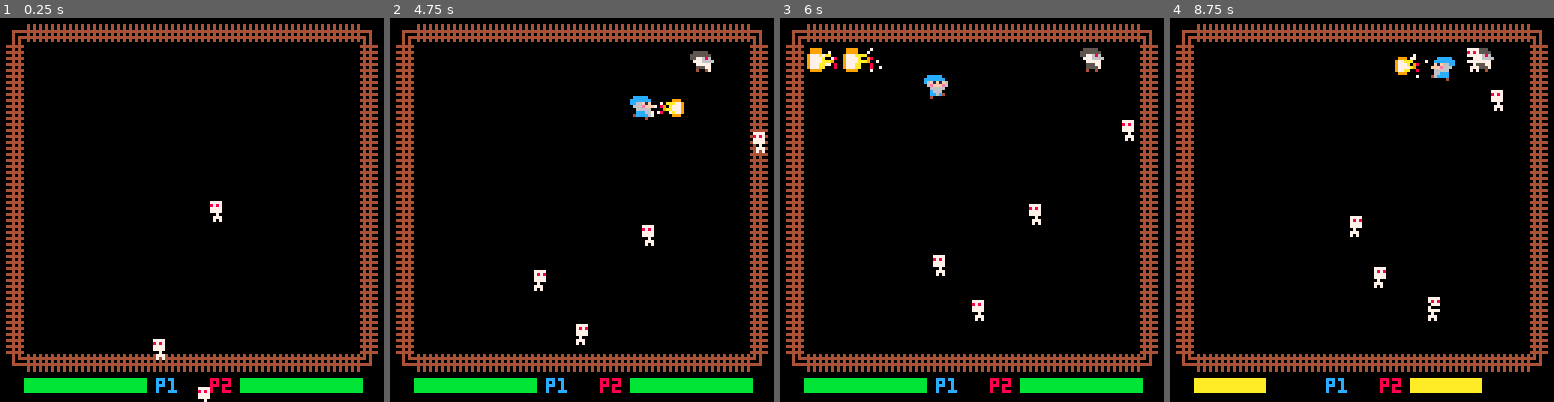
Above: before the commit, frames 1-4 (left to right).
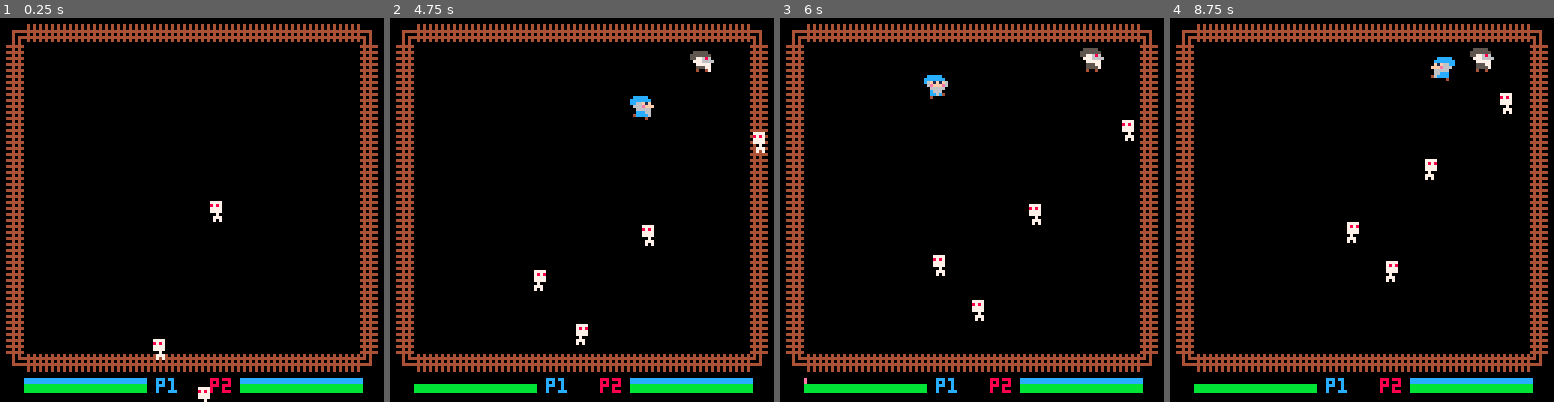
Above: after the commit, the same moments.

Repository: ravertass/wizardkingz
Game: PICO-8 cartridge wizardz.p8
Same seed, same stepped clock (60 frames per second), same inputs: the game is played once before the commit and once after it.
Inputs:
- Up to frame 1 (0.25 s): no input
- Up to frame 2 (4.75 s): tap X (X key) at 0.33, 1.07, 1.85, 2.97, 4.08 s; tap O (Z key) at 0.7, 1.7, 2.1, 2.5, 2.9, 3.3, 3.7, 4.1, 4.5 s; hold Right 1.6-2.1 s; hold Up 2.15-2.42 s; hold Right 2.47-3.03 s; hold Left 3.08-3.58 s; hold Down 3.63-3.97 s; hold Right 4.02-4.68 s; hold Up from 4.73 s (still down)
- Up to frame 3 (6 s): tap O (Z key) at 4.9, 5.3, 5.7 s; release Up at 5.03 s; hold Left 5.08-5.68 s; tap X (X key) at 5.2 s; hold Down from 5.73 s (still down)
- Up to frame 4 (8.75 s): release Down at 6.03 s; hold Right 6.08-6.58 s; tap O (Z key) every 0.4 s from 6.1 to 8.5 s; tap X (X key) at 6.32, 7.43, 8.55 s; hold Right 6.63-7.13 s; hold Up 7.18-7.45 s; hold Right 7.5-8.07 s; hold Left 8.12-8.62 s; hold Down from 8.67 s (still down)

The runs differ from the first frame. In frame 1, 1.0% of the frame differs, in the area x 6-95%, y 93-96%; in frame 2, 1.2%; in frame 3, 1.7%; in frame 4, 3.6%, in the area x 6-95%, y 7-98%.

Commit message:
Added mana bar and shoot counter

Diff:
--- a/wizardz.p8
+++ b/wizardz.p8
@@ -73,6 +73,7 @@
 }
 sfx_expl = 22
 sfx_ouch = 23
+sfx_mana_punishment = 23
 
 --[[ pl1_run_down = {013, 014}
 pl1_run_side = {045, 046}
@@ -88,6 +89,7 @@
 
 anim_count = 0
 c_max_health = 100
+c_max_mana = 100
 
 fence_sprs = {192, 193, 194, 195}
 
@@ -130,7 +132,9 @@
       y = 0
     },
     projectile_type = "fireball",
-    did_shoot = false,
+    shoot_counter = 10,
+    mana = c_max_mana,
+    mana_punishment_counter = 0,
     health = c_max_health,
     invincibility_counter = 60,
     flip_pl = false,
@@ -165,7 +169,9 @@
       y = 0
     },
     projectile_type = "lightning_ball",
-    did_shoot = false,
+    shoot_counter = 10,
+    mana = c_max_mana,
+    mana_punishment_counter = 0,
     health = c_max_health,
     invincibility_counter = 60,
     flip_pl = false,
@@ -298,18 +304,29 @@
   end
 
   update_player_pos(pl)
-
-  if btn(4, pl.no) then
-    if not pl.did_shoot then
-      shoot_fireball(pl)
-      pl.did_shoot = true
-    end
-  else
-    pl.did_shoot = false
-  end
-
+  handle_magic(pl)
   update_invincibility(pl)
   player_collisions(pl)
+end
+
+function handle_magic(pl)
+  pl.shoot_counter = max(0, pl.shoot_counter - 1)
+  if pl.mana_punishment_counter > 0 then
+    pl.mana_punishment_counter -= 1
+  else
+    pl.mana = min(c_max_mana, pl.mana + 0.5)
+    if btn(4, pl.no) and pl.shoot_counter == 0 and pl.mana > 10 then
+      shoot_fireball(pl)
+      pl.mana -= 20
+      pl.shoot_counter = 10
+
+      if pl.mana < 0 then
+        pl.mana = 0
+        pl.mana_punishment_counter = 60
+        sfx(sfx_mana_punishment)
+      end
+    end
+  end
 end
 
 function update_invincibility(pl)
@@ -569,6 +586,7 @@
   foreach(skeltals, skeltal_chew)
   foreach(projectiles, draw_entity)
   foreach(projectiles, update_projectile_spr)
+  draw_manabars()
   draw_healthbars()
 end
 
@@ -701,6 +719,31 @@
   pset(x, y, 7)
 end
 
+function draw_manabars()
+  draw_manabar(pl1, 8)
+  draw_manabar(pl2, 80)
+end
+
+function draw_manabar(pl, x)
+  local col = manabar_color(pl.mana, pl.mana_punishment_counter)
+  local x_end = x + (pl.mana/c_max_mana)*40
+  if (pl.mana_punishment_counter % 4) == 0 then
+    rectfill(x, 120, x_end, 121, col)
+  end
+end
+
+function manabar_color(mana, punishment_counter)
+  if punishment_counter > 0 then
+    return 14
+  elseif mana > ((2*c_max_mana)/3) then
+    return 12
+  elseif mana > (c_max_mana/3) then
+    return 13
+  else
+    return 1
+  end
+end
+
 function draw_healthbars()
   print("p1", 52, 120, 12)
   draw_healthbar(pl1, 8)
@@ -711,7 +754,7 @@
 function draw_healthbar(pl, x)
   local col = healthbar_color(pl.health)
   local x_end = x + (pl.health/c_max_health)*40
-  rectfill(x, 120, x_end, 124, col)
+  rectfill(x, 122, x_end, 124, col)
 end
 
 function healthbar_color(health)
